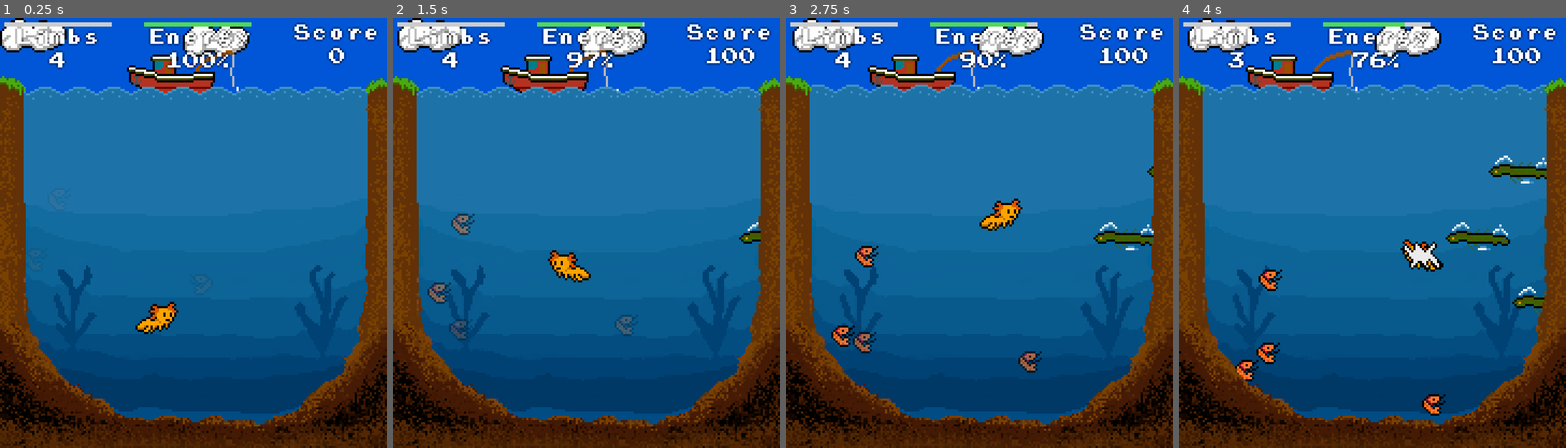
Above: before the commit, frames 1-4 (left to right).
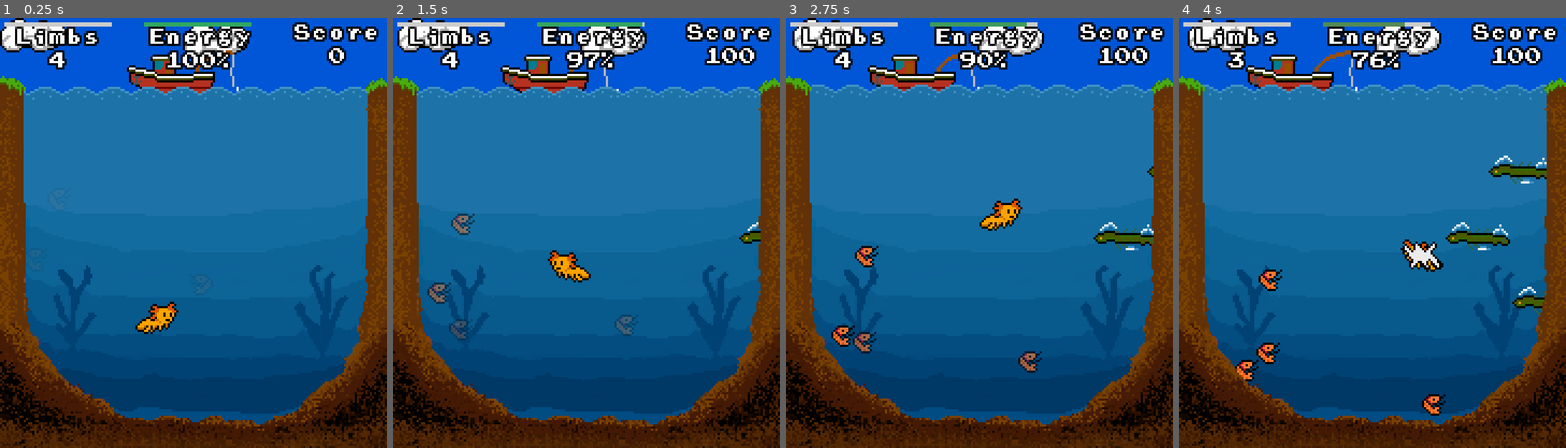
Above: after the commit, the same moments.

Repository: Krumelur/Xogotl
Game: Godot game, scene res://scenes/main/game_main.tscn
The game is run twice, just before and just after one commit, with the same random seed, the same clock (stepped at 60 frames per second) and the same inputs.
Inputs (mouse positions are in pixels of both pictures, inside the frame that each line leads up to):
- Up to frame 1 (0.25 s): no input
- Up to frame 2 (1.5 s): move the mouse to (671, 211) at 0.52 s; click (671, 211) at 0.67 s; drag from (509, 254) to (590, 284) at 1.27 s
- Up to frame 3 (2.75 s): move the mouse to (1018, 138) at 2.02 s; click (1018, 138) at 2.17 s
- Up to frame 4 (4 s): drag from (1353, 319) to (1403, 211) at 2.77 s; move the mouse to (1488, 297) at 3.52 s; click (1488, 297) at 3.67 s

The runs differ from the first frame. In frame 1, 2.3% of the frame differs, in the area x 3-98%, y 1-12%; in frame 2, 2.4%; in frame 3, 2.4%; in frame 4, 2.4%.

Commit message:
Add colored energy bars

Diff:
--- a/XogotProject/scenes/main/hud.gd
+++ b/XogotProject/scenes/main/hud.gd
@@ -18,6 +18,7 @@
 	var label = $EnergyMax/Text
 
 	rect.size.x = energy * rect_max.size.x
+	rect.color = get_energy_color(rect.size.x / rect_max.size.x)
 	label.text = "Energy\n%d%%" % int(round(energy * 100))
 
 
@@ -31,7 +32,9 @@
 	var label = $LimbsProgressMax/Text
 
 	rect.size.x = grow_progress * rect_max.size.x
+	rect.color = get_energy_color(rect.size.x / rect_max.size.x)
 	label.text = "Limbs\n%d" % num_limbs
+
 
 func _unhandled_input(event: InputEvent) -> void:
 	var touch : InputEventScreenTouch = event as InputEventScreenTouch
@@ -40,3 +43,10 @@
 			get_tree().paused = false
 			await global.transition_to_scene("res://scenes/main/game_main.tscn")
 			hide_game_over()
+
+
+func get_energy_color(percentage : float) -> Color:
+		var color_min : Color = Color.html("C03030")
+		var color_max : Color = Color.html("30A860")
+		var lerp_color : Color = color_min.lerp(color_max, percentage)
+		return lerp_color
--- a/XogotProject/scenes/main/hud.tscn
+++ b/XogotProject/scenes/main/hud.tscn
@@ -52,7 +52,7 @@
 offset_right = 180.0
 offset_bottom = 26.0
 theme_override_colors/font_outline_color = Color(0, 0, 0, 1)
-theme_override_constants/outline_size = 1
+theme_override_constants/outline_size = 4
 theme_override_fonts/font = ExtResource("2_ga13h")
 theme_override_font_sizes/font_size = 8
 text = "Score
@@ -79,7 +79,8 @@
 offset_right = 48.0
 offset_bottom = 23.0
 theme_override_colors/font_outline_color = Color(0, 0, 0, 1)
-theme_override_constants/outline_size = 1
+theme_override_constants/line_spacing = 3
+theme_override_constants/outline_size = 4
 theme_override_fonts/font = ExtResource("2_ga13h")
 theme_override_font_sizes/font_size = 8
 text = "Limbs
@@ -106,7 +107,7 @@
 offset_right = 50.0
 offset_bottom = 23.0
 theme_override_colors/font_outline_color = Color(0, 0, 0, 1)
-theme_override_constants/outline_size = 1
+theme_override_constants/outline_size = 4
 theme_override_fonts/font = ExtResource("2_ga13h")
 theme_override_font_sizes/font_size = 8
 text = "Energy
@@ -127,6 +128,8 @@
 offset_top = 10.0
 offset_right = 150.0
 offset_bottom = 33.0
+theme_override_colors/font_outline_color = Color(0, 0, 0, 1)
+theme_override_constants/outline_size = 2
 theme_override_fonts/font = ExtResource("2_ga13h")
 theme_override_font_sizes/font_size = 9
 text = "GAME OVER"
@@ -137,6 +140,7 @@
 offset_top = 26.0
 offset_right = 150.0
 offset_bottom = 49.0
+theme_override_constants/outline_size = 2
 theme_override_fonts/font = ExtResource("2_ga13h")
 theme_override_font_sizes/font_size = 8
 text = "You lost"
Not shown, changed: XogotProject/gfx/NES_palette.png.import
Not shown, changed: XogotProject/gfx/background_walls.png.import
Not shown, changed: XogotProject/gfx/background_water.png.import
Not shown, changed: XogotProject/gfx/cloud.png.import
Not shown, changed: XogotProject/gfx/fish.png.import
Not shown, changed: XogotProject/gfx/shrimp.png.import
Not shown, changed: XogotProject/gfx/worm.png.import
Not shown, changed: XogotProject/icon.svg.import
